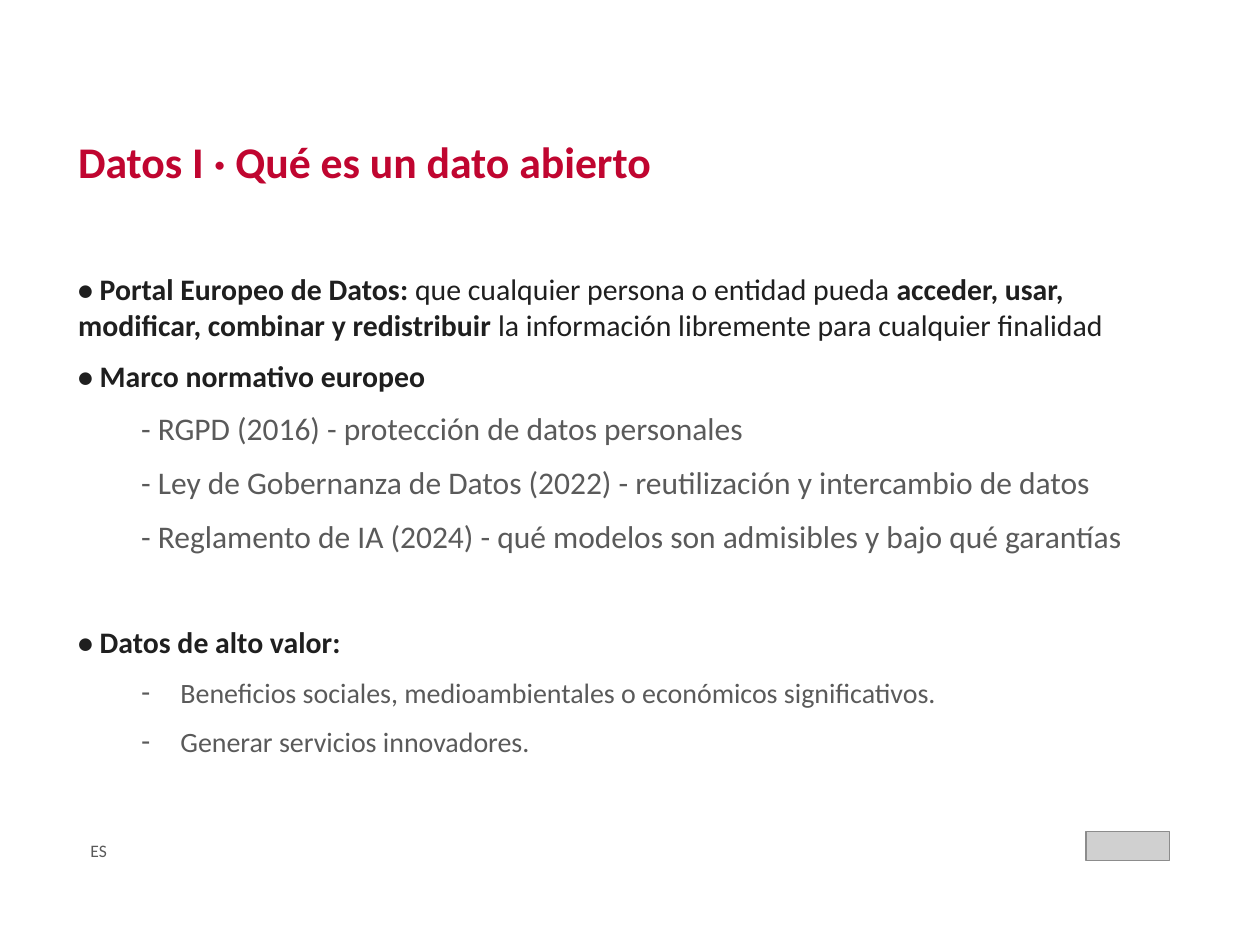
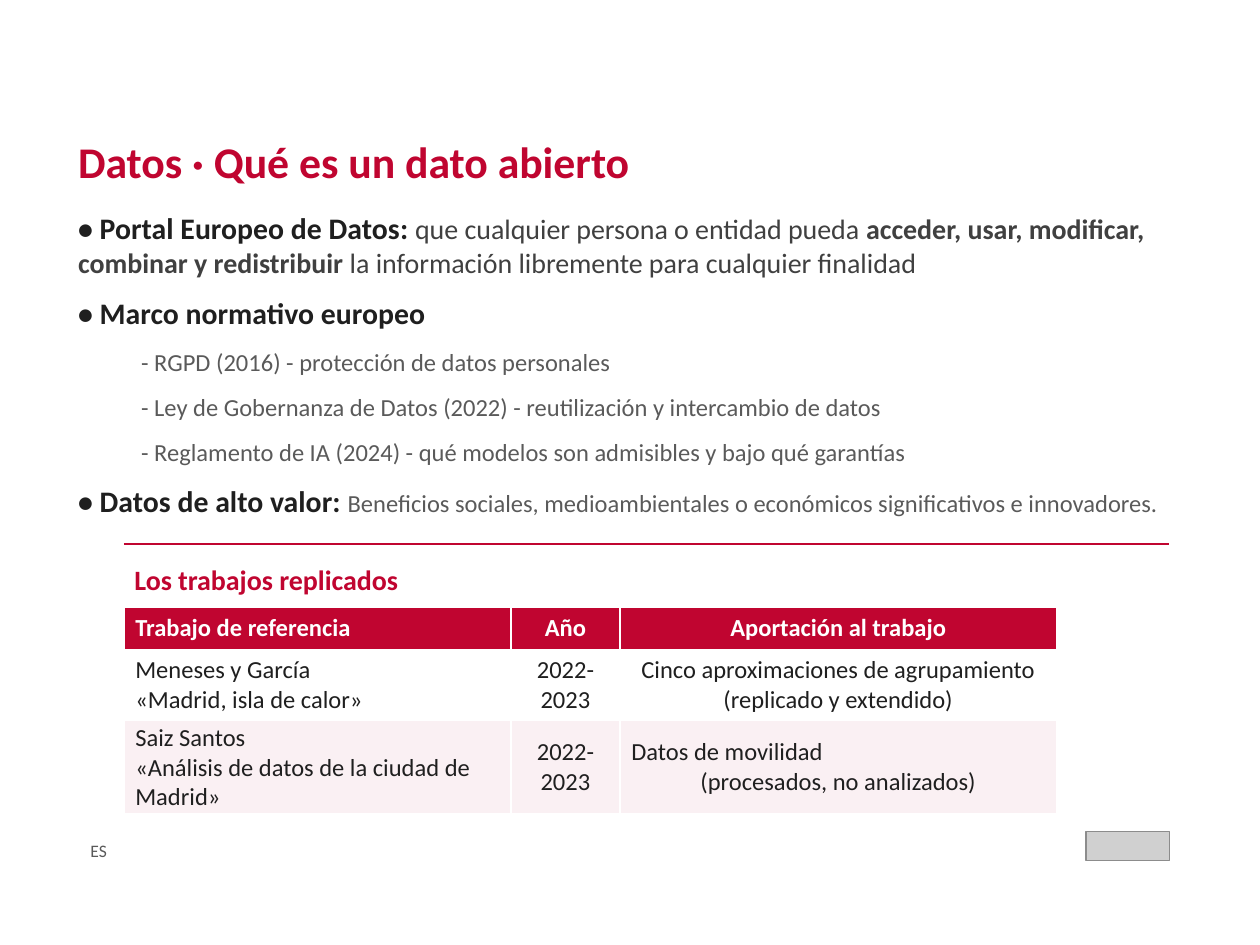
Before and after one commit to crismo04/TFM-cloud-soliutions-to-public-data, a slide deck: slide 6 of master's thesis/TFM_MII_Cloud_AI_PublicData_MolinaCristian_2026.pptx. Drawn at 1260x945 pixels with LibreOffice and Linux fonts; fonts in the diff are those of the drawing; grey boxes stand for pictures; background and template pictures are left out. Boxes give left, top, right and bottom in pixels: in the first picture for what was removed or moved away, otherwise in the second. Text is boxed around its words. In the diff, an @@ line names an element or a change of style, - is before the commit and + after.

```diff
--- a/master's thesis/TFM_MII_Cloud_AI_PublicData_MolinaCristian_2026.pptx
+++ b/master's thesis/TFM_MII_Cloud_AI_PublicData_MolinaCristian_2026.pptx
@@ text at (x1=78, y1=147, x2=629, y2=184): text changed @@
-Datos I · Qué es un dato abierto
+Datos · Qué es un dato abierto
@@ text "• Portal Europeo de Datos: ..." moved from (x1=78, y1=279, x2=1121, y2=752) to (x1=78, y1=218, x2=1157, y2=516) @@
@@ text at (x1=78, y1=218, x2=1144, y2=465): size 17 to 16 pt, text colour #1F1F1F to #404040 in "que cualquier persona o entidad pueda acceder, ..."; size 18 to 14 pt in "- RGPD (2016) - protección de datos ...", "- Ley de Gobernanza de Datos (2022) ...", "- Reglamento de IA (2024) - qué ..." @@
@@ text at (x1=100, y1=491, x2=1157, y2=516): text changed; size 16 to 14 pt @@
-• Datos de alto valor:
-  – Beneficios sociales, medioambientales o económicos significativos.
-  – Generar servicios innovadores.
+• Datos de alto valor: Beneficios sociales, medioambientales o económicos significativos e innovadores.
@@ line added from (123, 544) to (1169, 544), #C00530 0.75 pt @@
@@ text added at (x1=134, y1=570, x2=398, y2=595), 16 pt, text #C00530, bold @@
+Los trabajos replicados
@@ table added at (x1=123, y1=607, x2=1056, y2=814), 3 rows, 3 columns @@
+Trabajo de referencia | Año | Aportación al trabajo
+Meneses y García «Madrid, isla de calor» | 2022- 2023 | Cinco aproximaciones de agrupamiento / (replicado y extendido)
+Saiz Santos «Análisis de datos de la ciudad de Madrid» | 2022-2023 | Datos de movilidad (procesados, no analizados)
```
Also in this commit, not shown: 14 other slides changed, 2 slides added, 7 slides removed, 1 other file.
